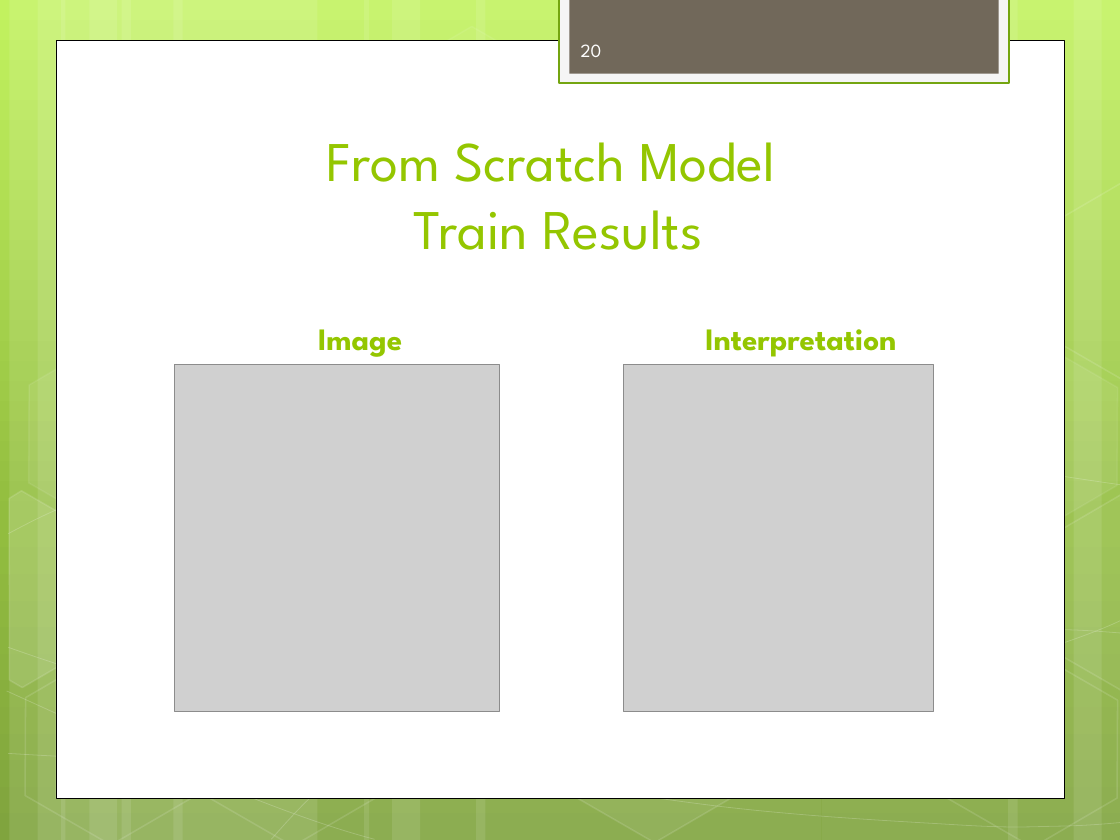
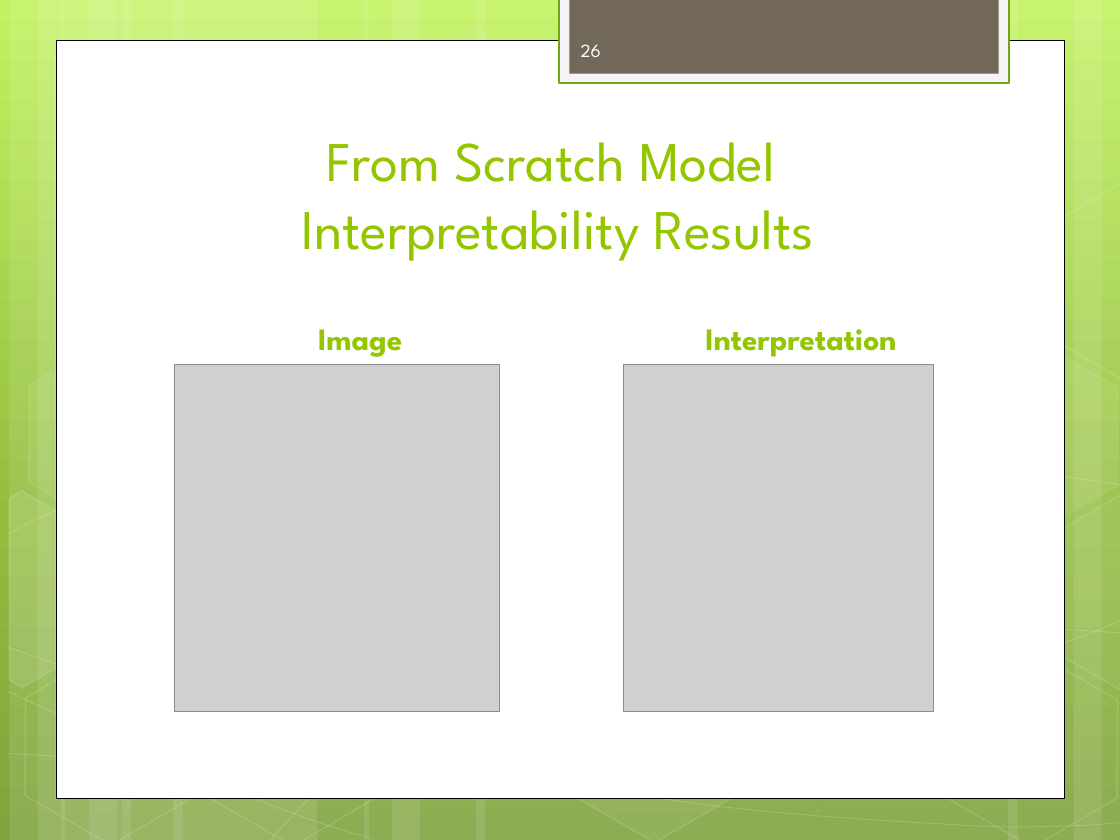
Before and after one commit to RaiMar96/AdversarialAttacksAndInterpretability-covid-chestxray-, a slide deck: slide 26 of docs/ProjectOverview.pptx (slide 20 before the commit). Drawn at 1120x840 pixels with LibreOffice and Linux fonts; fonts in the diff are those of the drawing; grey boxes stand for pictures. Boxes give left, top, right and bottom in pixels: in the first picture for what was removed or moved away, otherwise in the second. Text is boxed around its words. In the diff, an @@ line names an element or a change of style, - is before the commit and + after.

```diff
--- a/docs/ProjectOverview.pptx
+++ b/docs/ProjectOverview.pptx
@@ page number at box(581, 44, 601, 57): text changed @@
-20
+26
@@ title at box(301, 142, 814, 261): text changed @@
-From Scratch Model
-Train Results
+From Scratch Model
+Interpretability Results
```
Also in this commit, not shown: 5 other slides changed, 9 slides added, 3 slides removed, 2 other files.
